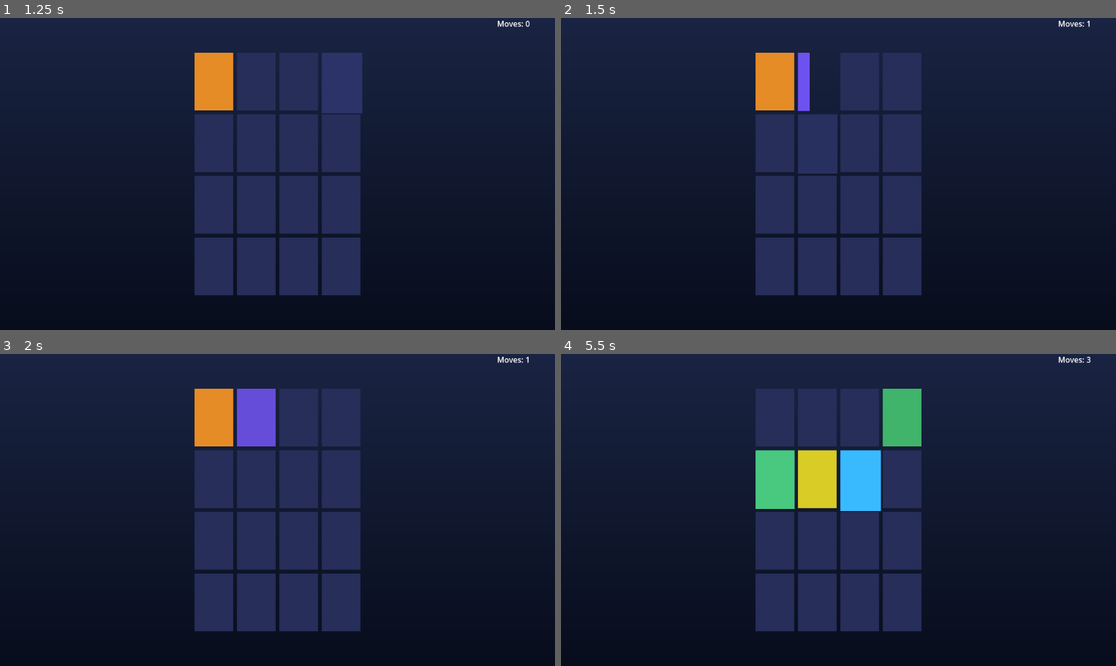
Above: before the commit, frames 1-4 (two rows, left to right).
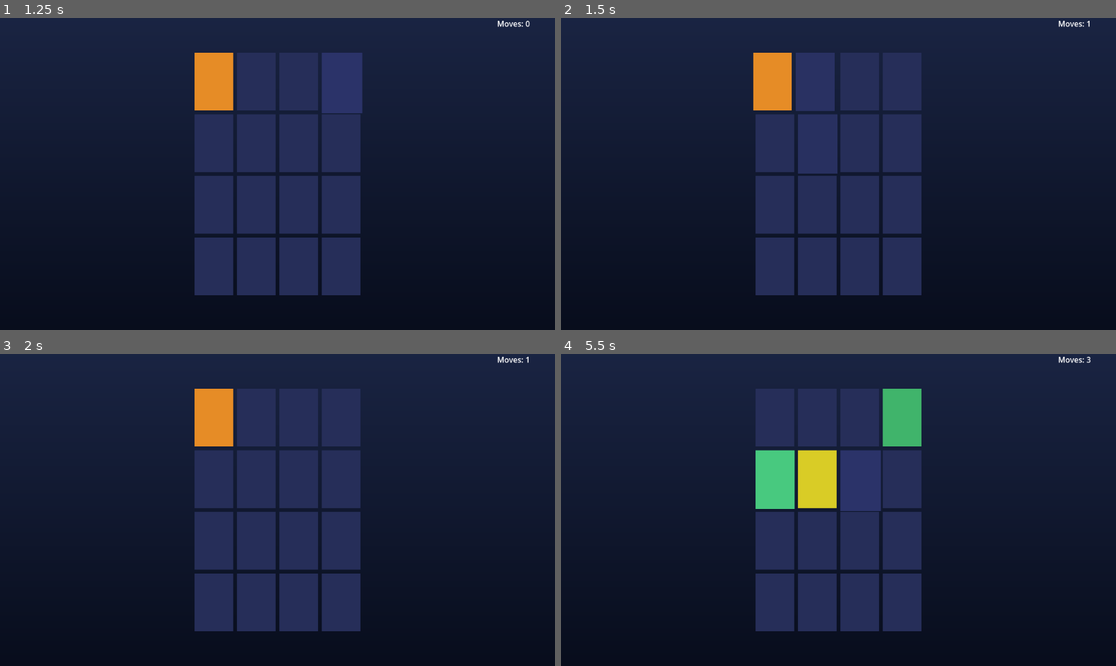
Above: after the commit, the same moments.

Repository: StephenWong-GIT/Card_Memory_Match
Game: Godot game, scene res://scenes/Game.tscn
The game is run twice, just before and just after one commit, with the same random seed, the same clock (stepped at 60 frames per second) and the same inputs.
Inputs (mouse positions are in pixels of both pictures, inside the frame that each line leads up to):
- Up to frame 1 (1.25 s): tap Enter at 0.5 s; drag from (216, 80) to (333, 105) at 0.52 s
- Up to frame 2 (1.5 s): tap Space at 1.25 s; drag from (816, 80) to (810, 236) at 1.27 s
- Up to frame 3 (2 s): no input
- Up to frame 4 (5.5 s): tap Enter at 2, 4.25 s; move the mouse to (860, 416) at 2.02 s; tap Ctrl at 2.1 s; click (860, 416) at 2.17 s; drag from (899, 416) to (672, 463) at 2.77 s; tap Space at 3.5 s; drag from (777, 478) to (866, 510) at 3.52 s; drag from (816, 478) to (755, 432) at 4.27 s; move the mouse to (860, 478) at 5.02 s; hold Shift from 5.03 s (still down); click (860, 478) at 5.17 s

Frame 1 is identical in both runs. In frame 2, 1.5% of the frame differs, in the area x 34-50%, y 11-30%; in frame 3, 1.3%; in frame 4, 1.4%.

Commit message:
Polish: Tier 3.8-9 mismatch shake and match celebration on cards

Diff:
--- a/scripts/game.gd
+++ b/scripts/game.gd
@@ -70,12 +70,16 @@
 	if a.pair_id == b.pair_id:
 		a.mark_matched()
 		b.mark_matched()
+		a.play_match_celebration()
+		b.play_match_celebration()
 		_matches += 1
 		_flipped.clear()
 		_locked = false
 		if _matches == PAIR_COUNT:
 			_win_panel.visible = true
 	else:
+		a.play_mismatch_feedback()
+		b.play_mismatch_feedback()
 		await get_tree().create_timer(1.0).timeout
 		# Cards may have been freed by a restart; guard before flipping back.
 		if is_instance_valid(a):
